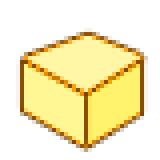
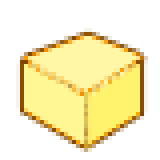
Two versions of the same layered image (160 x 160). Layer-by-layer changes:
added layer "Слой 6" in group "tofu 2" over [28,60,140,152]
